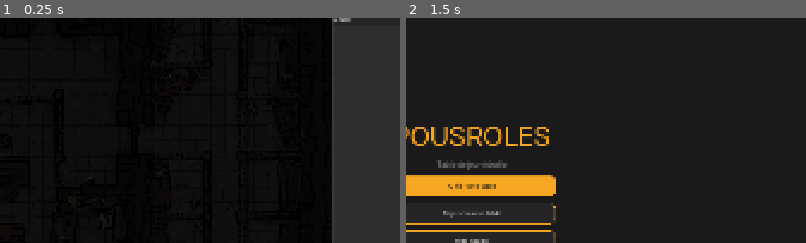
Above: before the commit, frames 1-2 (left to right).
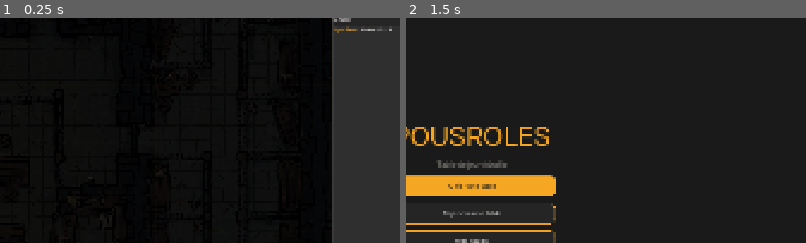
Above: after the commit, the same moments.

Repository: OznyRin/VTT
Game: Godot game, scene res://scenes/game_table.tscn
The game is run twice, just before and just after one commit, with the same random seed, the same clock (stepped at 60 frames per second) and the same inputs. This scene is started directly instead of the project's main scene.
Inputs (mouse positions are % of the whole screen's width and height, from its top left):
- Up to frame 1 (0.25 s): no input
- Up to frame 2 (1.5 s): click (92, 98) at 0.52 s; type "12" at 0.6 s; click "POUSROLES" at 1.25 s
The pictures show only the part of the screen within x 42-92%, y 7-57%; the shares and areas given below are measured in that part.

The runs differ from the first frame. In frame 1, 0.1% of the frame differs, in the area x 83-98%, y 3-7%; in frame 2, nothing differs.

Commit message:
v0.3 - Messages privés avec /w et affichage des IDs joueurs

Diff:
--- a/scripts/game_table.gd
+++ b/scripts/game_table.gd
@@ -130,6 +130,18 @@
 
 	# Masquer le journal au démarrage
 	$JournalPanel.visible = false
+
+	# Afficher les connexions/déconnexions
+	if multiplayer.has_multiplayer_peer():
+		multiplayer.peer_connected.connect(_on_player_connected)
+		multiplayer.peer_disconnected.connect(_on_player_disconnected)
+		add_local_message("Système", "Votre ID : " + str(multiplayer.get_unique_id()))
+
+func _on_player_connected(id):
+	add_local_message("Système", "Joueur " + str(id) + " connecté")
+
+func _on_player_disconnected(id):
+	add_local_message("Système", "Joueur " + str(id) + " déconnecté")
 
 func _on_home_pressed():
 	get_tree().change_scene_to_file("res://scenes/main_menu.tscn")
@@ -326,6 +338,16 @@
 	if text.begins_with("/roll ") or text.begins_with("/r "):
 		var formula = text.split(" ", true, 1)[1]
 		roll_dice(formula)
+	elif text.begins_with("/w "):
+		var parts = text.split(" ", true, 2)
+		if parts.size() < 3:
+			add_local_message("Système", "[color=#D94444]Usage: /w ID message[/color]")
+			return
+		var target_id = int(parts[1])
+		var whisper_text = parts[2]
+		add_local_message("Vous → " + str(target_id), "[color=#9B59B6]" + whisper_text + "[/color]")
+		if multiplayer.has_multiplayer_peer() and multiplayer.multiplayer_peer.get_connection_status() == MultiplayerPeer.CONNECTION_CONNECTED:
+			_sync_whisper.rpc_id(target_id, whisper_text)
 	else:
 		add_chat_message("Vous", text)
 
@@ -503,3 +525,11 @@
 	for child in $MapArea/MapViewportContainer/MapViewport.get_children():
 		if child is Sprite2D and child.name.begins_with("Token"):
 			child.cell_size = size
+
+func add_local_message(sender, text):
+	$ChatPanel/ChatVBox/ChatLog.append_text("[color=#F5A623]" + sender + ":[/color] " + text + "\n")
+
+@rpc("any_peer", "call_remote", "reliable")
+func _sync_whisper(text):
+	var sender_id = multiplayer.get_remote_sender_id()
+	add_local_message("Privé de " + str(sender_id), "[color=#9B59B6]" + text + "[/color]")
